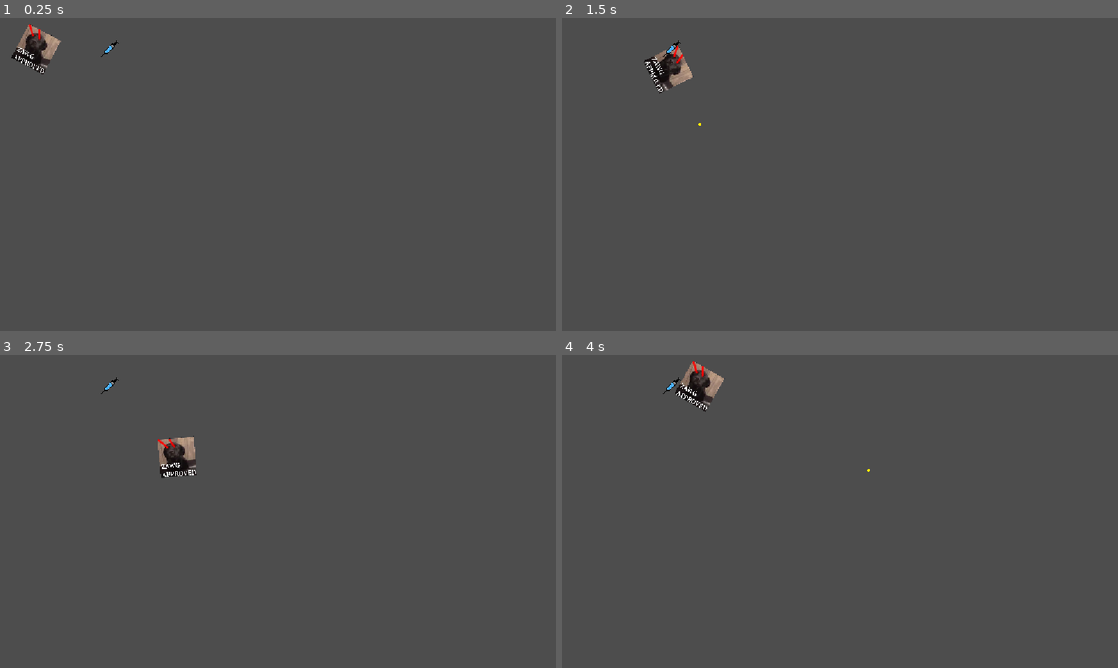
Above: before the commit, frames 1-4 (two rows, left to right).
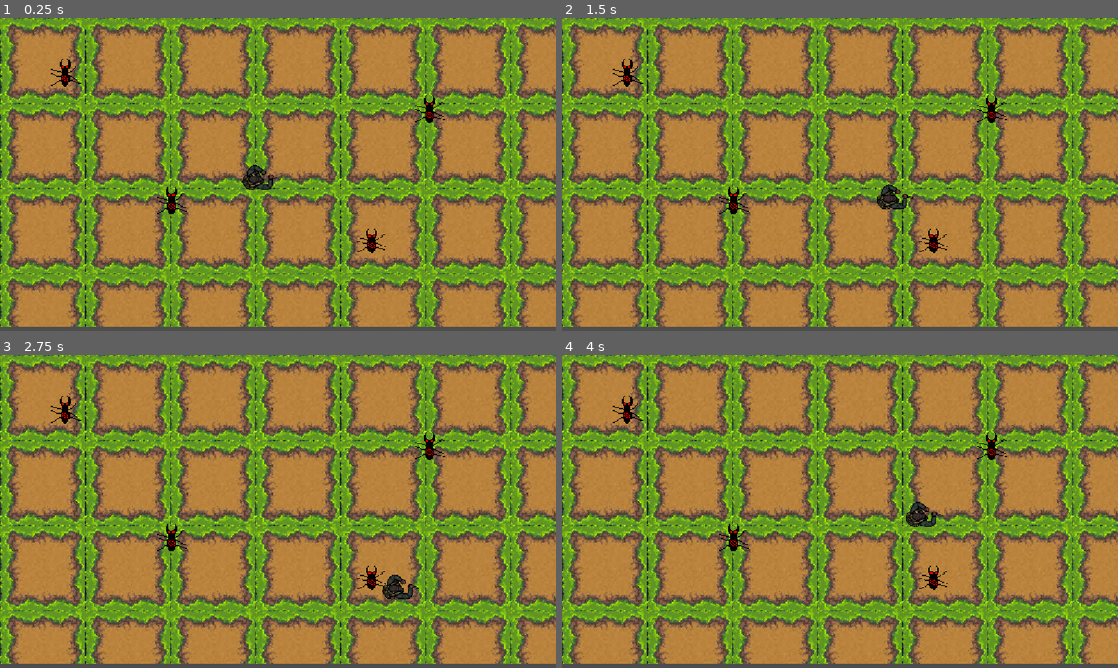
Above: after the commit, the same moments.

Repository: vladydad/Invasion_godot
Game: Godot game, scene res://NPC/NPC.tscn
Same seed, same stepped clock (60 frames per second), same inputs: the game is played once before the commit and once after it. Before the commit the project starts from res://Tutorial.tscn.
Inputs (mouse positions are in pixels of both pictures, inside the frame that each line leads up to):
- Up to frame 1 (0.25 s): no input
- Up to frame 2 (1.5 s): tap Enter at 0.5 s; move the mouse to (962, 158) at 0.52 s; hold Right (ui_right) 0.53-1.28 s; hold Enter 0.53-1.28 s; move the mouse to (728, 190) at 1.27 s; hold Down (ui_down) from 1.28 s (still down); click (728, 190) at 1.35 s
- Up to frame 3 (2.75 s): tap Enter at 1.55 s; move the mouse to (333, 442) at 2.02 s; release Down (ui_down) at 2.03 s; hold Right (ui_right) from 2.03 s (still down); hold Enter from 2.03 s (still down)
- Up to frame 4 (4 s): move the mouse to (812, 574) at 2.77 s; release Right (ui_right) at 2.78 s; release Enter at 2.78 s; hold Up (ui_up) 2.78-3.53 s; tap Enter at 2.85 s; move the mouse to (1006, 558) at 3.52 s; hold Left (ui_left) from 3.53 s (still down); hold Enter from 3.53 s (still down); click (1006, 558) at 3.6 s

The runs differ from the first frame. In frame 1, 94% of the frame differs, in the area x 0-100%, y 0-99%; in frame 2, 94%; in frame 3, 94%; in frame 4, 94%.
Error after the commit: Parse Error: Expected expression for variable initial value after "=". (res://NPC/MAIN_NPC.gd:64)

Commit message:
aaa

Diff:
--- a/invasion/NPC/MAIN_NPC.gd
+++ b/invasion/NPC/MAIN_NPC.gd
@@ -1,8 +1,10 @@
+
 extends CharacterBody2D
 
 var speed = 50
 var direction = Vector2.RIGHT
 var stopped = false
+var dead = false
 
 var min_x = -50
 var max_x = 50
@@ -16,6 +18,9 @@
 
 func random_walk():
 	while true:
+		if dead:
+			return
+
 		direction = [
 			Vector2.RIGHT,
 			Vector2.LEFT,
@@ -26,10 +31,17 @@
 		stopped = false
 		await get_tree().create_timer(randf_range(2, 4)).timeout
 
+		if dead:
+			return
+
 		stopped = true
 		await get_tree().create_timer(randf_range(1, 3)).timeout
 
 func _physics_process(delta):
+	if dead:
+		velocity = Vector2.ZERO
+		return
+
 	if stopped:
 		velocity = Vector2.ZERO
 		anim.play("IDLE")
@@ -47,3 +59,24 @@
 		direction = Vector2.UP
 	if position.y < min_y:
 		direction = Vector2.DOWN
+
+func _process(delta):
+	var player =
+	get_tree().get_first_node_in_group("player")
+
+	if player == null:
+		return
+
+	var distance = global_position.distance_to(player.global_position)
+
+	if distance < 70:
+		print("PLAYER NEAR NPC")
+
+		if Input.is_key_pressed(KEY_ENTER) and not dead:
+			print("ENTER PRESSED")
+			dead = true
+			anim.play("DEAD")
+
+func die():
+	dead = true
+	anim.play("DEAD")
--- a/invasion/NPC/NPC.tscn
+++ b/invasion/NPC/NPC.tscn
@@ -6,6 +6,7 @@
 [ext_resource type="Texture2D" uid="uid://es731ct6y7v1" path="res://NPC/basic Alien spritesheet.png" id="2_qm8nd"]
 [ext_resource type="Texture2D" uid="uid://b4wb86fk5ps7w" path="res://images (1).jpg" id="3_eudjw"]
 [ext_resource type="Texture2D" uid="uid://c4kfi5igiq0wp" path="res://Basic alien death.png" id="6_wdwhe"]
+[ext_resource type="Script" uid="uid://j17huar228sn" path="res://NPC/area_npc.gd" id="7_cy3bc"]
 
 [sub_resource type="TileSetAtlasSource" id="TileSetAtlasSource_twre2"]
 texture = ExtResource("3_eudjw")
@@ -879,6 +880,10 @@
 "speed": 5.0
 }]
 
+[sub_resource type="AtlasTexture" id="AtlasTexture_cy3bc"]
+atlas = ExtResource("6_wdwhe")
+region = Rect2(0, 0, 640, 960)
+
 [sub_resource type="AtlasTexture" id="AtlasTexture_6sao2"]
 atlas = ExtResource("2_qm8nd")
 region = Rect2(0, 0, 640, 960)
@@ -899,12 +904,16 @@
 atlas = ExtResource("2_qm8nd")
 region = Rect2(0, 960, 640, 960)
 
-[sub_resource type="AtlasTexture" id="AtlasTexture_cy3bc"]
-atlas = ExtResource("6_wdwhe")
-region = Rect2(0, 0, 640, 960)
-
 [sub_resource type="SpriteFrames" id="SpriteFrames_ial2q"]
 animations = [{
+"frames": [{
+"duration": 1.0,
+"texture": SubResource("AtlasTexture_cy3bc")
+}],
+"loop": 1,
+"name": &"DEAD",
+"speed": 5.0
+}, {
 "frames": [{
 "duration": 1.0,
 "texture": SubResource("AtlasTexture_6sao2")
@@ -929,15 +938,11 @@
 "loop": 1,
 "name": &"WALK",
 "speed": 5.0
-}, {
-"frames": [{
-"duration": 1.0,
-"texture": SubResource("AtlasTexture_cy3bc")
-}],
-"loop": 1,
-"name": &"death",
-"speed": 5.0
 }]
+
+[sub_resource type="CapsuleShape2D" id="CapsuleShape2D_p0soq"]
+radius = 39.0
+height = 80.0
 
 [node name="Node" type="Node" unique_id=1893796967]
 
@@ -945,10 +950,10 @@
 tile_map_data = PackedByteArray("AAAAAAAAAAABAAEAAAAAAAEAAAABAAIAAAAAAAIAAAABAAMAAAAAAAMAAAABAAQAAAAAAAQAAAABAAUAAAAAAA …(46000 unchanged characters)…
 tile_set = SubResource("TileSet_1ss65")
 
-[node name="PLayer" type="CharacterBody2D" parent="." unique_id=810505724]
+[node name="Player" type="CharacterBody2D" parent="." unique_id=810505724]
 script = ExtResource("2_eudjw")
 
-[node name="AnimatedSprite2D" type="AnimatedSprite2D" parent="PLayer" unique_id=1293538213]
+[node name="AnimatedSprite2D" type="AnimatedSprite2D" parent="Player" unique_id=1293538213]
 z_index = 2
 z_as_relative = false
 position = Vector2(536.99994, 332.99997)
@@ -970,6 +975,11 @@
 
 [node name="Area2D" type="Area2D" parent="NPC1" unique_id=1296084405]
 scale = Vector2(1, 0.99999994)
+script = ExtResource("7_cy3bc")
+
+[node name="CollisionShape2D" type="CollisionShape2D" parent="NPC1/Area2D" unique_id=1909058975]
+position = Vector2(134, 117.000015)
+shape = SubResource("CapsuleShape2D_p0soq")
 
 [node name="NPC2" type="CharacterBody2D" parent="." unique_id=555378700]
 script = ExtResource("1_qm8nd")
@@ -1018,3 +1028,5 @@
 
 [node name="Area2D" type="Area2D" parent="NPC4" unique_id=841887226]
 scale = Vector2(1, 0.99999994)
+
+[connection signal="body_entered" from="NPC1/Area2D" to="Player" method="_on_area_2d_body_entered"]
--- /dev/null
+++ b/invasion/NPC/area_npc.gd
@@ -0,0 +1,8 @@
+extends Area2D
+
+var player_near = false
+
+func _on_area_2d_body_entered(body):
+	print("PLAYER ENTERED: ", body.name)
+	if body.name == "Player":
+		player_near = true
--- a/invasion/project.godot
+++ b/invasion/project.godot
@@ -11,7 +11,7 @@
 [application]
 
 config/name="Invasion"
-run/main_scene="uid://veb1nhvkxalg"
+run/main_scene="uid://dwtms15a568aa"
 config/features=PackedStringArray("4.7", "Forward Plus")
 
 [display]
Not shown, added: invasion/NPC/area_npc.gd.uid
